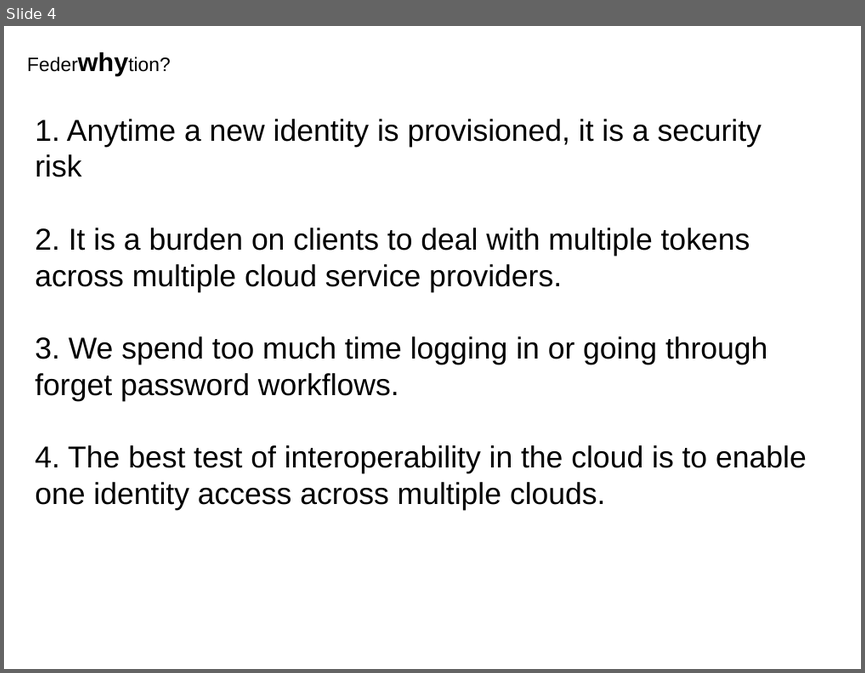
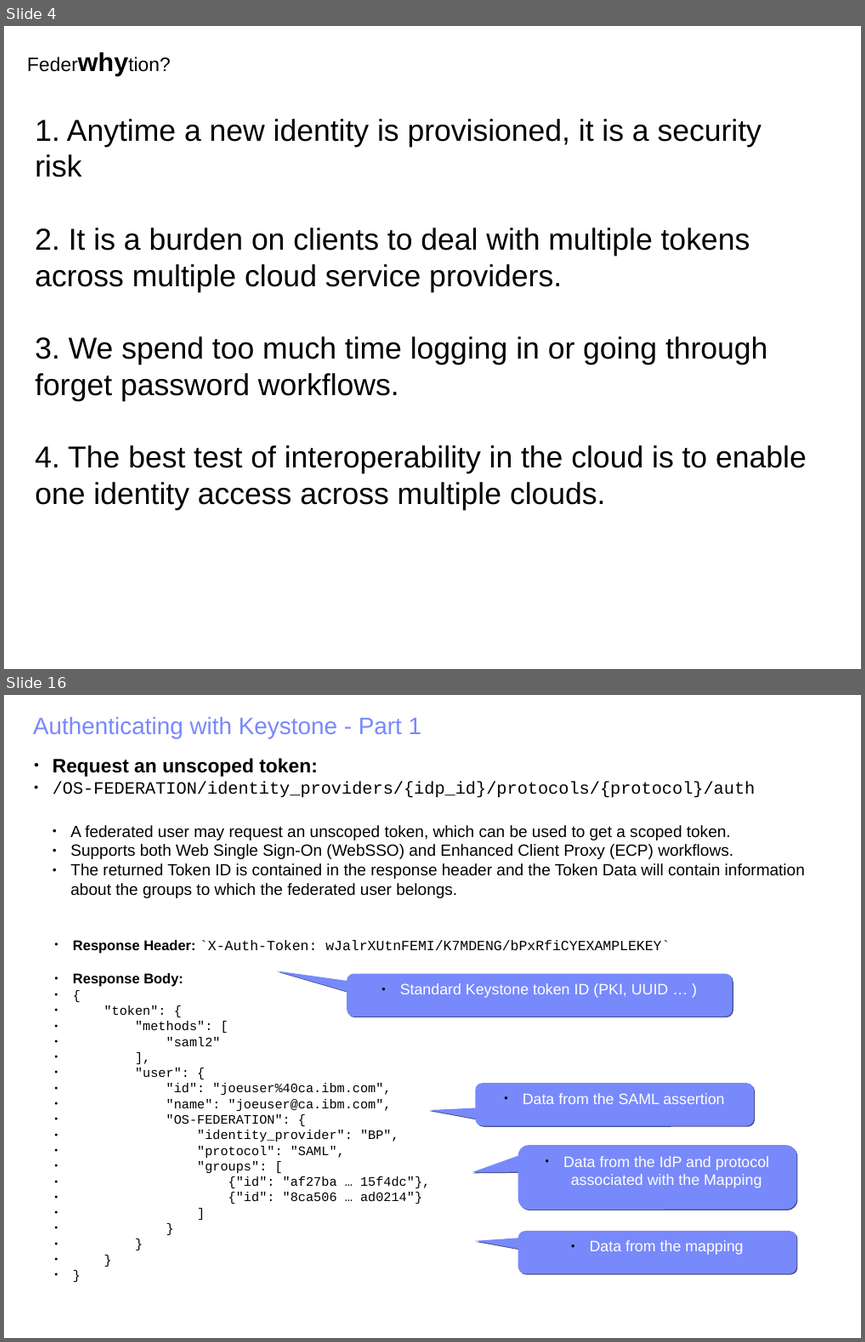
Before and after one commit to joesavak/OpenStackFederation, a slide deck: os-federation.odp. Shown one above the other, each under a label of ours: slide 4 before the commit, slides 4 and 16 after it; the slides between them are not shown. The pictures are 865x673 and 865x1342 pixels, drawn with LibreOffice and Linux fonts; fonts in the diff are those of the drawing. Boxes give left, top, right and bottom in pixels: in the first picture for what was removed or moved away, otherwise in the second. Text is boxed around its words. In the diff, an @@ line names an element or a change of style, - is before the commit and + after.

```diff
--- a/os-federation.odp
+++ b/os-federation.odp
@@ slide 16 added at bbox=[4, 695, 861, 1338], background #FFFFFF @@
@@ text added at bbox=[33, 717, 422, 738], 22 pt, text #7889FB @@
+Authenticating with Keystone - Part 1
@@ text added at bbox=[52, 758, 755, 798], 16 pt, text #000000 @@
+● Request an unscoped token:
+● /OS-FEDERATION/identity_providers/{idp_id}/protocols/{protocol}/auth
@@ text added at bbox=[70, 825, 805, 898], 15 pt, text #000000 @@
+  ● A federated user may request an unscoped token, which can be used to get a scoped token.
+  ● Supports both Web Single Sign-On (WebSSO) and Enhanced Client Proxy (ECP) workflows.
+  ● The returned Token ID is contained in the response header and the Token Data will contain information about the groups to which the federated user belongs.
@@ text added at bbox=[73, 940, 670, 1203], 12 pt, text #000000 @@
+● Response Header: `X-Auth-Token: wJalrXUtnFEMI/K7MDENG/bPxRfiCYEXAMPLEKEY`
+● Response Body:
+● {
+● "token": {
+● "methods": [
+● "saml2"
+● ],
+● "user": {
+● "id": "joeuser%40ca.ibm.com",
+● "name": "joeuser@ca.ibm.com",
+● "OS-FEDERATION": {
+● "identity_provider": "BP",
+● "protocol": "SAML",
+● "groups": [
+● {"id": "af27ba … 15f4dc"},
+● {"id": "8ca506 … ad0214"}
+● ]
+● }
+● }
+● }
+● }
@@ rounded speech box added at bbox=[347, 973, 732, 1016], fill #7889FB, 14 pt, text #FFFFFF @@
+● Standard Keystone token ID (PKI, UUID … )
@@ rounded speech box added at bbox=[475, 1083, 754, 1126], fill #7889FB, 14 pt, text #FFFFFF @@
+● Data from the SAML assertion
@@ rounded speech box added at bbox=[518, 1145, 796, 1210], fill #7889FB, 14 pt, text #FFFFFF @@
+● Data from the IdP and protocol associated with the Mapping
@@ rounded speech box added at bbox=[518, 1231, 796, 1274], fill #7889FB, 14 pt, text #FFFFFF @@
+● Data from the mapping
```
Also in this commit, not shown: 2 slides changed, 11 other slides added, 1 slide removed.
